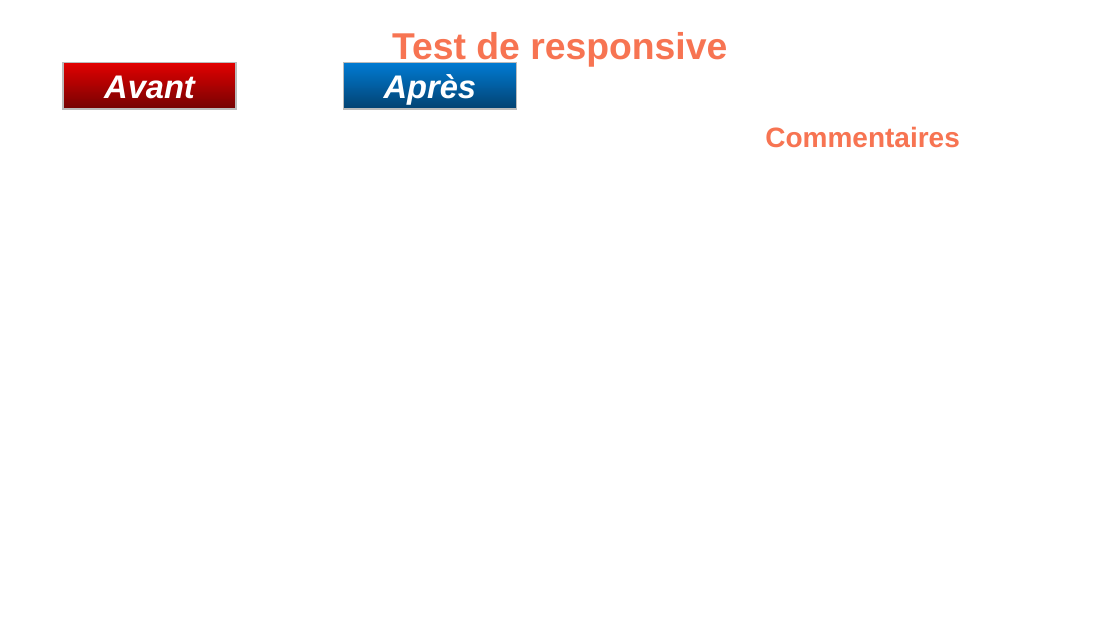
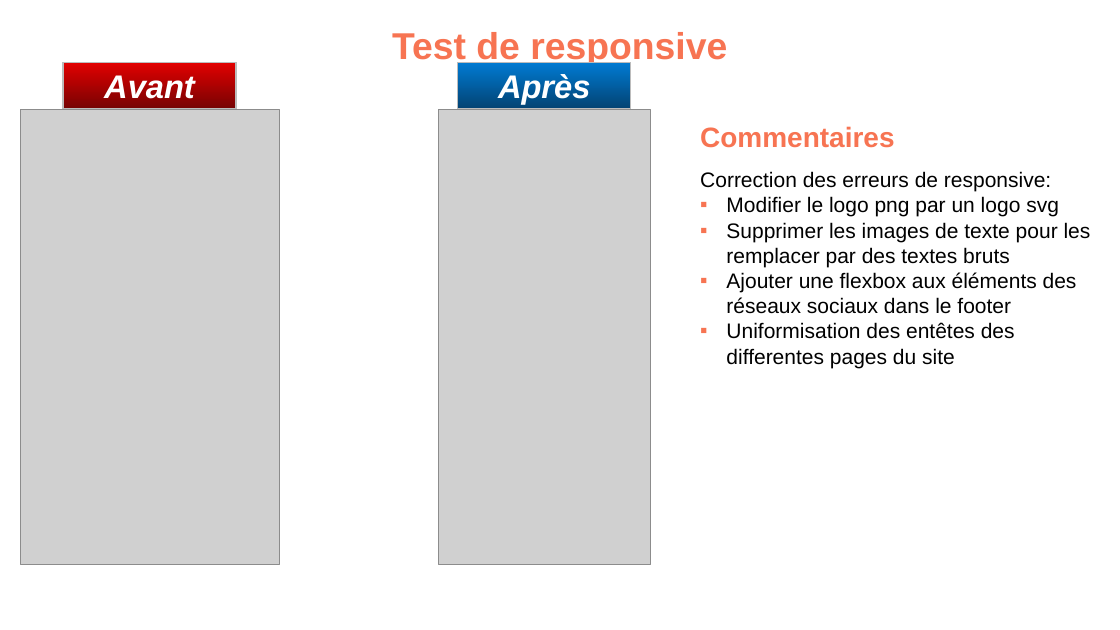
Before and after one commit to devi-dev/IsmahaneHAMOU_4_03062021-La-chouette-agence-, a slide deck: slide 7 of Analyse/P4_02_optimisation.pptx (slide 8 before the commit). Drawn at 1120x630 pixels with LibreOffice and Linux fonts; fonts in the diff are those of the drawing; grey boxes stand for pictures; background and template pictures are left out. Boxes give left, top, right and bottom in pixels: in the first picture for what was removed or moved away, otherwise in the second. Text is boxed around its words. In the diff, an @@ line names an element or a change of style, - is before the commit and + after.

```diff
--- a/Analyse/P4_02_optimisation.pptx
+++ b/Analyse/P4_02_optimisation.pptx
@@ rectangle "Après": place and size @@
-rectangle "Après" at [344, 62, 517, 109]
+rectangle "Après" at [458, 62, 631, 109]
@@ picture added at [20, 109, 279, 565] @@
@@ picture added at [439, 109, 650, 565] @@
@@ text "Commentaires": place and size @@
-text "Commentaires" at [765, 126, 959, 148]
+text "Commentaires" at [700, 126, 894, 148]
@@ text "Commentaires" at [700, 126, 894, 148]: alignment centre to justified @@
@@ text added at [700, 171, 1091, 368], 18 pt, text #000000 @@
+Correction des erreurs de responsive:
+▪ Modifier le logo png par un logo svg
+▪ Supprimer les images de texte pour les remplacer par des textes bruts
+▪ Ajouter une flexbox aux éléments des réseaux sociaux dans le footer
+▪ Uniformisation des entêtes des differentes pages du site
```
Also in this commit, not shown: 6 other slides changed, 6 other files.
